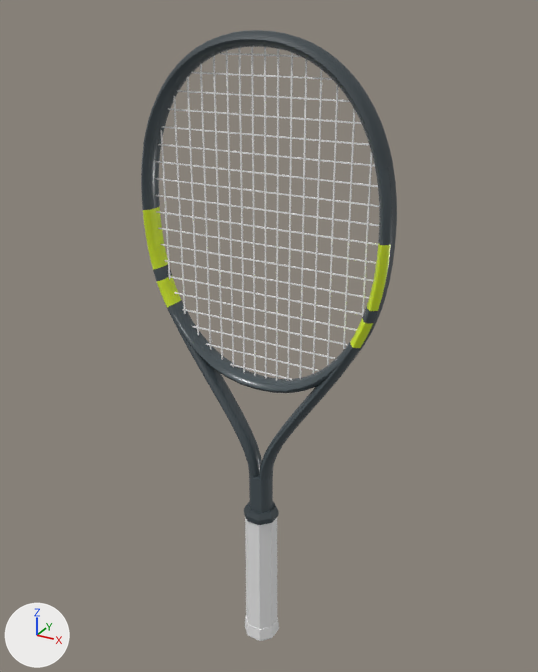
Before and after pictures for a commit that changed the glTF model assets/realistic/babolat-pure-aero-100-2022.glb.
Both versions are drawn from a 50 mm lens placed at (0.345, -0.61, 0.703), pointed at (-0.002, 0.022, 0.388). The axes (+X, +Y, +Z) are drawn at lower left. The lights are the same throughout. The older version comes first. Where no turn or scale is listed for an object, it has been applied to the vertices. Vertices at exactly the same position are counted once.

Names of what the first picture shows: 'bumper', 'butt_cap', 'frame', 'grip', 'grommets', 'strings_crosses', 'strings_mains' and 1 more.
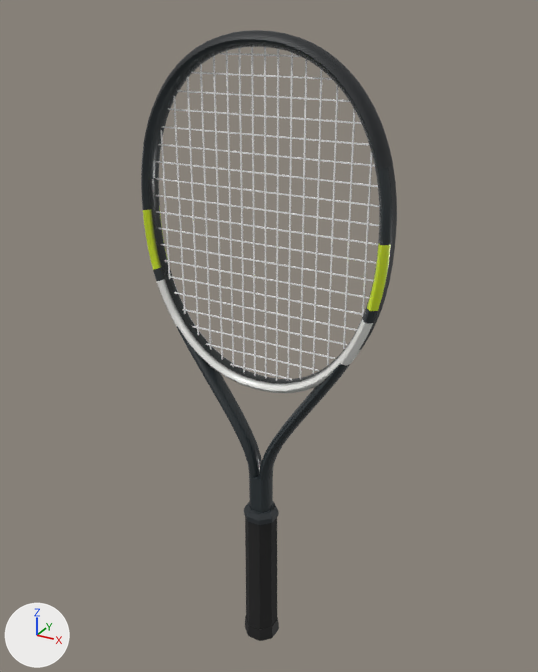
Boxes (x1, y1, x2, y2) around the edits, measured in the pictures (538 x 672 px; the box of a moved part takes in the faces that stretch with it):
'grip', recoloured (white to black): (245, 517, 277, 629) in both
'butt_cap', recoloured (white to black): (245, 616, 279, 641) in both
part 1 of me_frame, moved or reshaped: before (151, 254, 183, 312); after (151, 254, 184, 330)
part 2 of me_frame, moved or reshaped: before (348, 338, 363, 353); after (338, 346, 360, 368)
part 3 of me_frame, added: after (141, 173, 159, 188)
part 4 of me_frame, added: after (379, 204, 392, 220)
part 5 of me_frame, recoloured: (141, 39, 392, 513) in both

The change, as a list of edits to the scene's bpy script:
```text
Change mat_mat_grip:
    mat_mat_grip.base_color: (0.839, 0.839, 0.839) -> (0.013, 0.013, 0.013)  # white #ececec -> black #1e1e1e
Change mat_mat_butt_cap:
    mat_mat_butt_cap.base_color: (0.839, 0.839, 0.839) -> (0.013, 0.013, 0.013)  # white #ececec -> black #1e1e1e
Change me_frame:
    used by ob_frame; location = (0.0, 0.0, 0.0)
    remove me_frame.from_pydata(...)  # 1752 vertices, 3444 faces; spans x -0.136..0.136, y -0.013..0.013, z 0.178..0.686
    add me_frame.from_pydata(...)  # 1816 vertices, 3572 faces; spans x -0.136..0.136, y -0.013..0.013, z 0.178..0.686
    me_frame part 1: 8 vertices moved within x -0.12..-0.116, y -0.012..0.012, z 0.452..0.453; 16 vertices removed from x -0.112..-0.101, y -0.012..0.012, z 0.409..0.415; 32 vertices added at x -0.105..-0.09, y -0.012..0.012, z 0.389..0.403
    me_frame part 2: 16 vertices removed from x 0.101..0.112, y -0.012..0.012, z 0.409..0.415; 32 vertices added at x 0.09..0.105, y -0.012..0.012, z 0.389..0.403
    me_frame part 3: 16 vertices added at x -0.135..-0.122, y -0.013..0.013, z 0.546..0.547
    me_frame part 4: 16 vertices added at x 0.122..0.135, y -0.013..0.013, z 0.546..0.547
    me_frame part 5: 2818 kept faces spanning x -0.136..0.136, y -0.013..0.013, z 0.178..0.686 get new vertex colours; the middle colour goes from greyish blue #495358 to dark grey #2e3538
```
